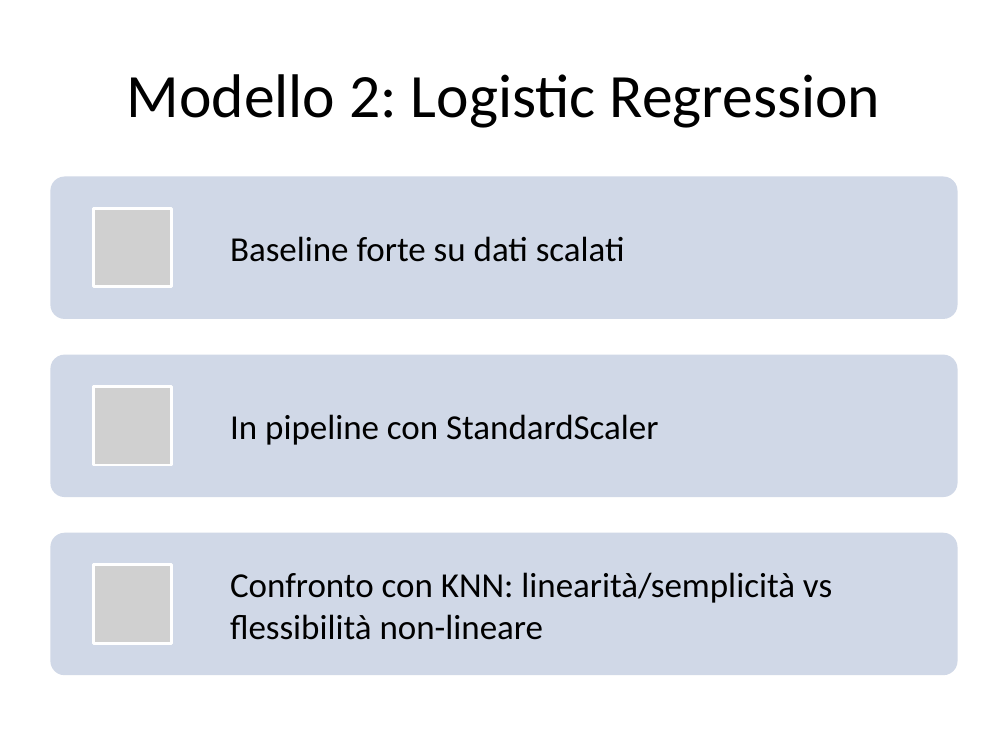
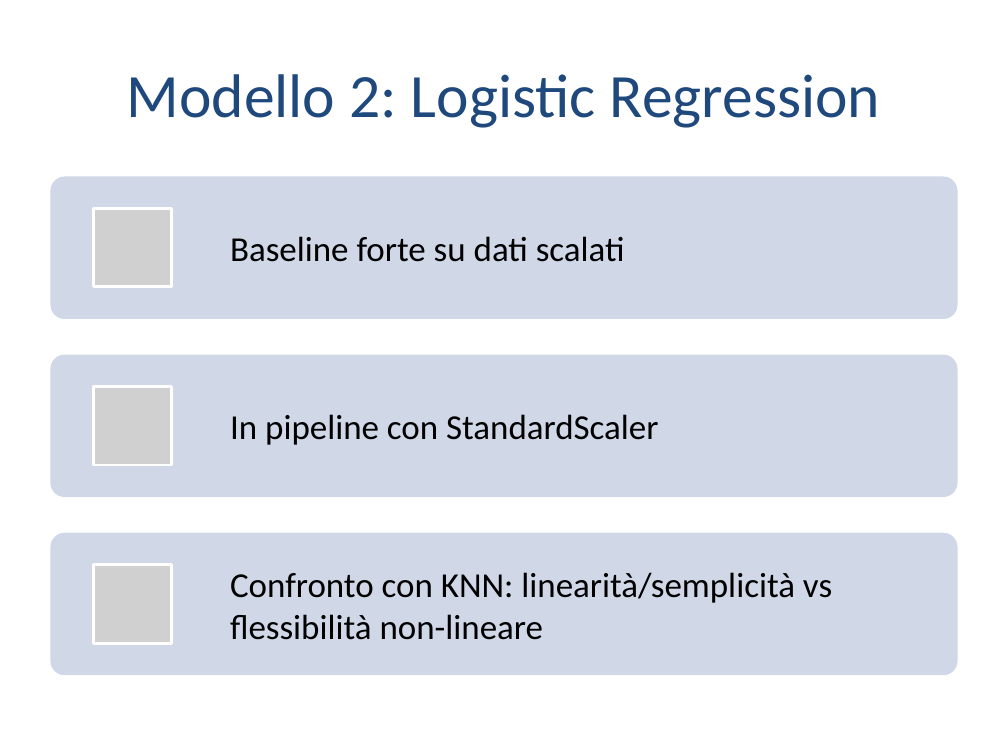
Before and after one commit to klausssssssssssssss/Classificazione_wine, a slide deck: slide 7 of Classificazione_wine.pptx. Drawn at 1008x756 pixels with LibreOffice and Linux fonts; fonts in the diff are those of the drawing; grey boxes stand for pictures. Boxes give left, top, right and bottom in pixels: in the first picture for what was removed or moved away, otherwise in the second. Text is boxed around its words. In the diff, an @@ line names an element or a change of style, - is before the commit and + after.

```diff
--- a/Classificazione_wine.pptx
+++ b/Classificazione_wine.pptx
@@ title "Modello 2: Logistic Regression" at (127, 74, 880, 128): text colour #000000 to #1F497D @@
```
Also in this commit, not shown: 5 other slides changed.
